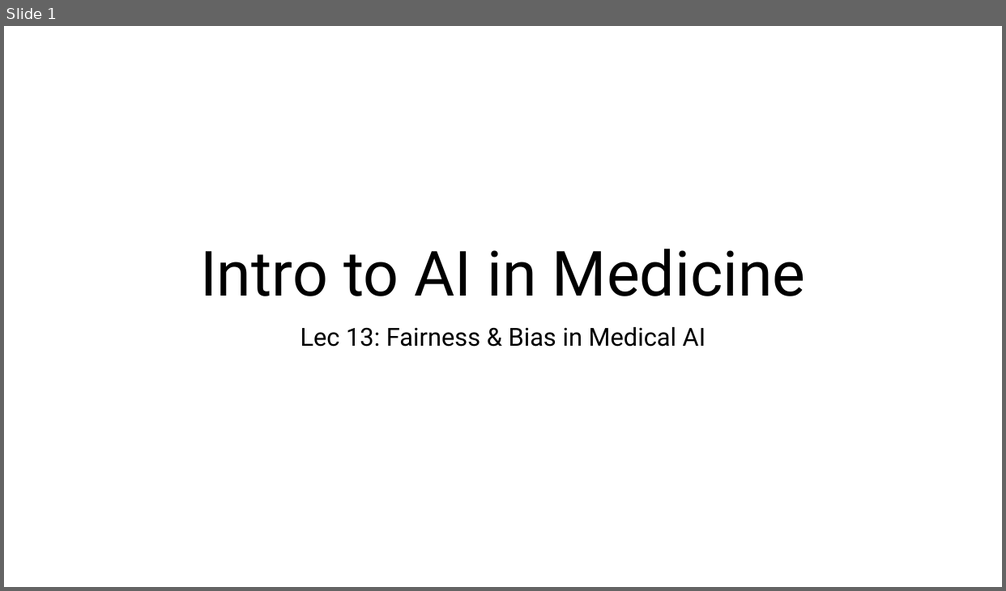
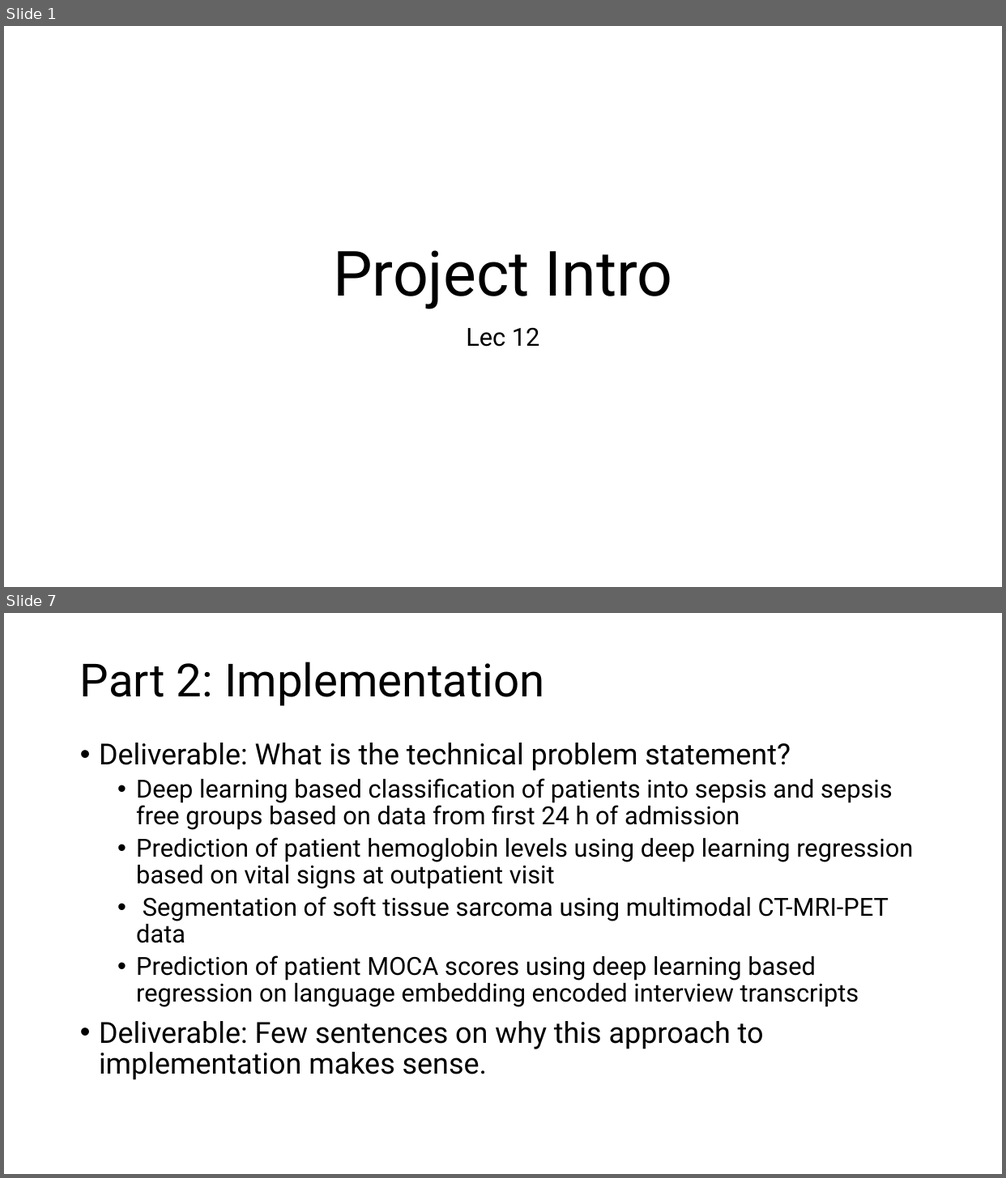
Before and after one commit to slostett/Intro_to_AI_in_Medicine_Course_Materials, a slide deck: Lecture Slides/Lec 13.pptx. Shown one above the other, each under a label of ours: slide 1 before the commit, slides 1 and 7 after it; the slides between them are not shown. The pictures are 1006x591 and 1006x1178 pixels, drawn with LibreOffice and Linux fonts; fonts in the diff are those of the drawing. Boxes give left, top, right and bottom in pixels: in the first picture for what was removed or moved away, otherwise in the second. Text is boxed around its words. In the diff, an @@ line names an element or a change of style, - is before the commit and + after.

```diff
--- a/Lecture Slides/Lec 13.pptx
+++ b/Lecture Slides/Lec 13.pptx
@@ slide 7 added at [4, 613, 1002, 1174], background #FFFFFF @@
@@ title added at [80, 662, 544, 706], 44 pt, text #000000 @@
+Part 2: Implementation
@@ text added at [99, 743, 913, 1080], 24 pt, text #000000 @@
+• Deliverable: What is the technical problem statement?
+  • Deep learning based classification of patients into sepsis and sepsis free groups based on data from first 24 h of admission
+  • Prediction of patient hemoglobin levels using deep learning regression based on vital signs at outpatient visit
+  • Segmentation of soft tissue sarcoma using multimodal CT-MRI-PET data
+  • Prediction of patient MOCA scores using deep learning based regression on language embedding encoded interview transcripts
+• Deliverable: Few sentences on why this approach to implementation makes sense.
@@ slide 1 changed as well @@
@@ title at [333, 250, 673, 310]: text changed @@
-Intro to AI in Medicine
+Project Intro
@@ subtitle at [466, 327, 540, 347]: text changed @@
-Lec 13: Fairness & Bias in Medical AI
+Lec 12
```
Also in this commit, not shown: 1 other slide changed, 10 other slides added, 27 slides removed, 33 other files.
